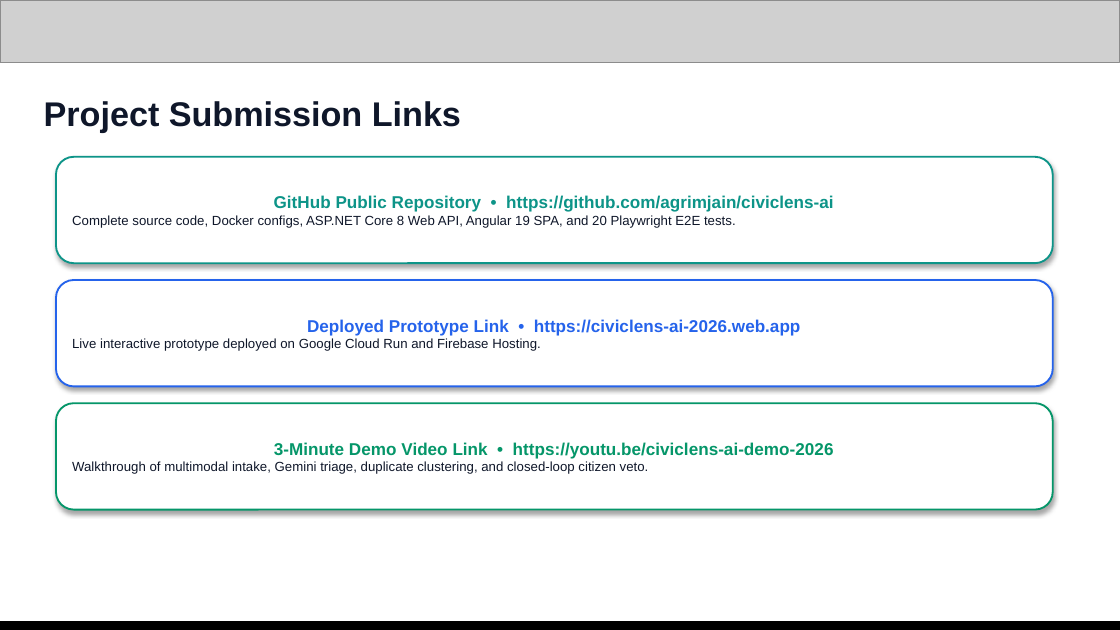
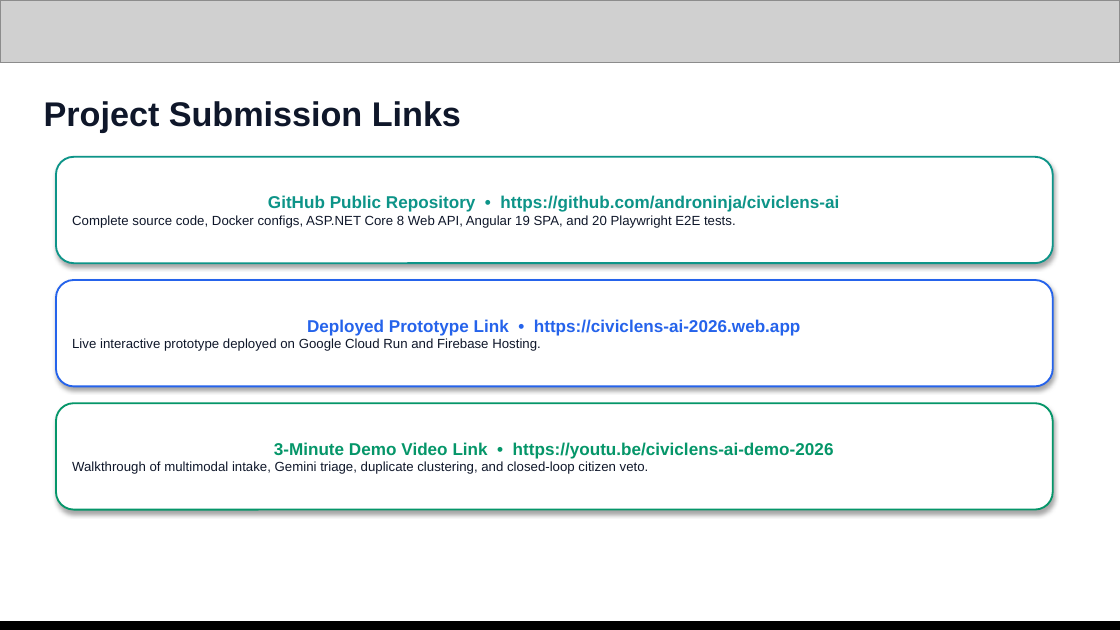
Before and after one commit to androninja/civiclens-ai, a slide deck: slide 13 of CivicLens_AI_Pitch_Deck.pptx. Drawn at 1120x630 pixels with LibreOffice and Linux fonts; fonts in the diff are those of the drawing; grey boxes stand for pictures. Boxes give left, top, right and bottom in pixels: in the first picture for what was removed or moved away, otherwise in the second. Text is boxed around its words. In the diff, an @@ line names an element or a change of style, - is before the commit and + after.

Commit message:
docs: update GitHub repository url to androninja/civiclens-ai

```diff
--- a/CivicLens_AI_Pitch_Deck.pptx
+++ b/CivicLens_AI_Pitch_Deck.pptx
@@ text in rounded rectangle at (268, 195, 839, 212): text changed @@
-GitHub Public Repository • https://github.com/agrimjain/civiclens-ai
+GitHub Public Repository • https://github.com/androninja/civiclens-ai
```
Also in this commit, not shown: 2 other files.
